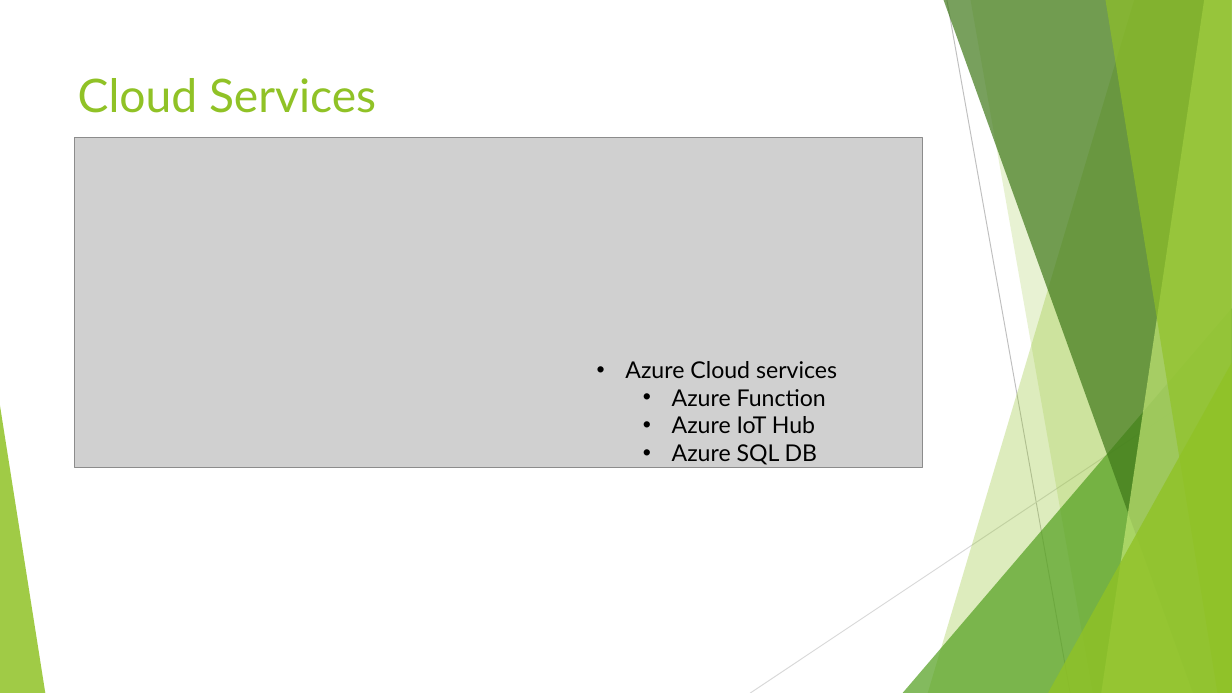
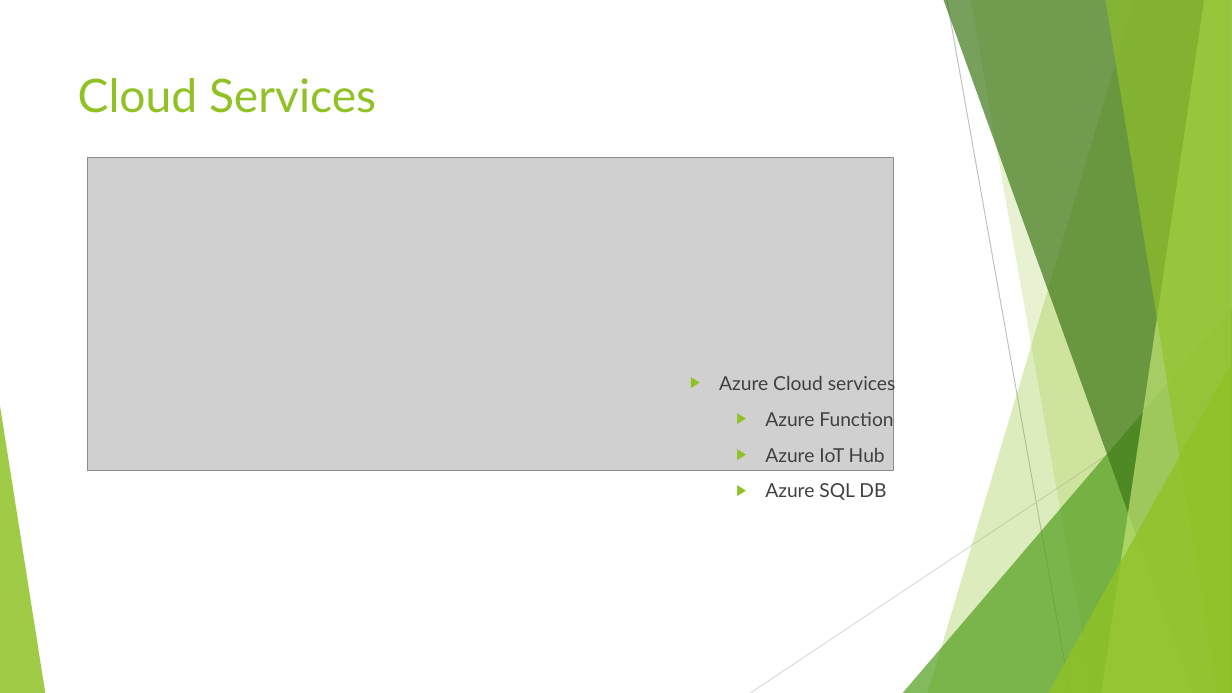
Before and after one commit to LuigiSigillo/NextRoom, a slide deck: slide 12 of Presentations/First presentation.pptx. Drawn at 1232x693 pixels with LibreOffice and Linux fonts; fonts in the diff are those of the drawing; grey boxes stand for pictures. Boxes give left, top, right and bottom in pixels: in the first picture for what was removed or moved away, otherwise in the second. Text is boxed around its words. In the diff, an @@ line names an element or a change of style, - is before the commit and + after.

```diff
--- a/Presentations/First presentation.pptx
+++ b/Presentations/First presentation.pptx
@@ picture: place and size @@
-picture at <box>75,138,923,467</box>
+picture at <box>88,158,895,470</box>
@@ text "Azure Cloud services": place and size @@
-text "Azure Cloud services" at <box>625,361,837,465</box>
+text "Azure Cloud services" at <box>719,373,896,500</box>
@@ text "Azure Cloud services" at <box>719,373,896,500</box>: size 18 to 15 pt, text colour #000000 to #404040; bullet • to ▶; more space between paragraphs @@
```
Also in this commit, not shown: 4 other slides changed.
